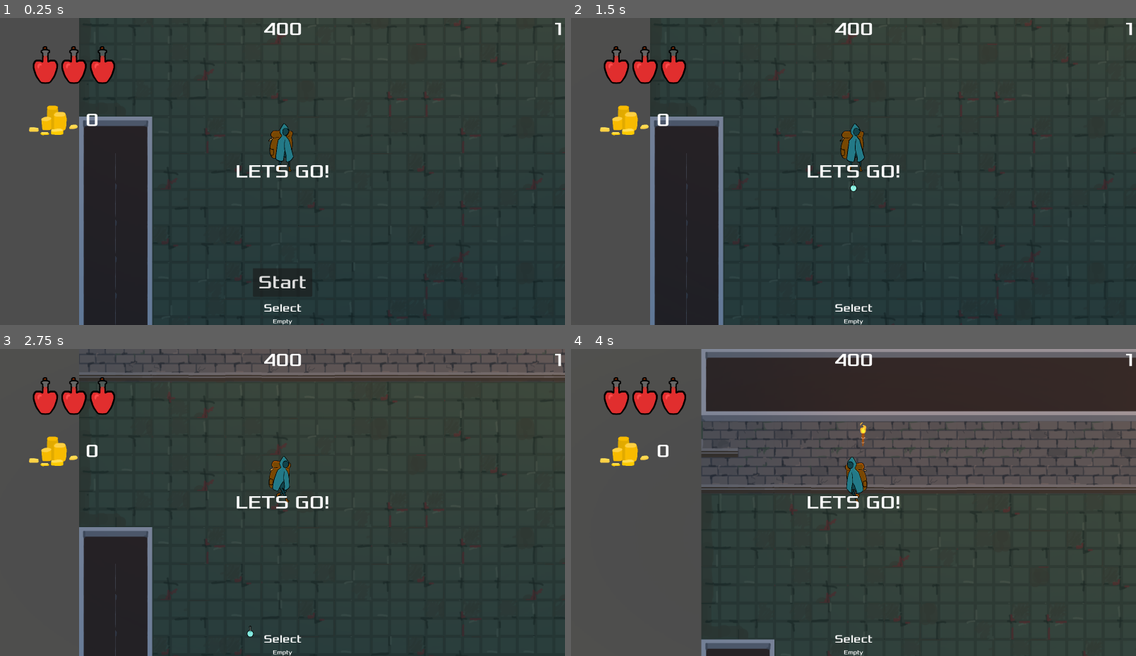
Above: before the commit, frames 1-4 (two rows, left to right).
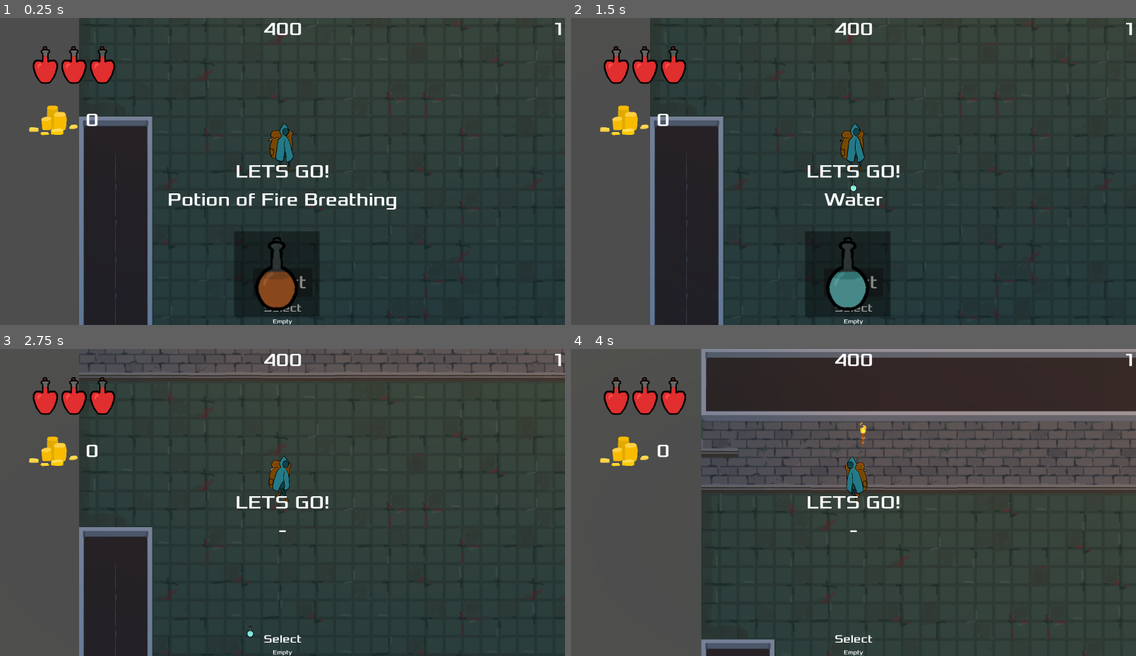
Above: after the commit, the same moments.

Repository: woofasaurus/PotionGame
Game: Godot game, scene res://scenes/test.tscn
Two runs of this game, one before a commit and one after it. Both use one fixed random seed, a clock stepped at 60 frames per second and the inputs below. This scene is started directly instead of the project's main scene.
Inputs (mouse positions are in pixels of both pictures, inside the frame that each line leads up to):
- Up to frame 1 (0.25 s): no input
- Up to frame 2 (1.5 s): click "Start" at 0.5 s; click (853, 282) at 1.25 s, where only the run after the commit has a clickable "Start"
- Up to frame 3 (2.75 s): tap Enter (ui_accept) at 2, 2.27 s; move the mouse to (254, 563) at 2.02 s; hold Up (move_up) from 2.03 s (still down); hold Ctrl (control) from 2.03 s (still down); click (254, 563) at 2.17 s
- Up to frame 4 (4 s): move the mouse to (1023, 548) at 2.77 s; release Ctrl (control) at 2.78 s; tap Space (dodge) at 2.85 s; tap Enter (ui_accept) at 3.02 s; move the mouse to (684, 456) at 3.52 s; release Up (move_up) at 3.53 s; hold Left (move_left) from 3.53 s (still down); right-click (684, 456) at 3.6 s

The runs differ from the first frame. In frame 1, 1.8% of the frame differs, in the area x 29-71%, y 57-96%; in frame 2, 1.6%; in frame 3, less than 0.1%; in frame 4, less than 0.1%.

Commit message:
Fixed Wheel, Screen size now windowed

Diff:
--- a/project.godot
+++ b/project.godot
@@ -23,7 +23,6 @@
 
 window/size/viewport_width=1980
 window/size/viewport_height=1080
-window/size/mode=2
 
 [dotnet]
 
--- a/scripts/inventory_wheel.gd
+++ b/scripts/inventory_wheel.gd
@@ -38,7 +38,7 @@
 
 func update_packing(_size):
 	radius = 100*_size
-	position.y = 1600+radius
+	position.y = 900+radius
 	$SelectionName.position.y = -300-radius
 	packing = min(_size, 20)
 	padding = min(2*PI/packing, 2*PI)
--- a/scripts/main.gd
+++ b/scripts/main.gd
@@ -21,9 +21,6 @@
 	#Clear existing mobs
 	#get_tree().call_group("mobs", "queue_free") WE ARE NOT ALLOWED TO DELETE THIS LINE. THIS LINE HAS TO SIT HERE AND THINK ABOUT WHAT ITS DONE. FUCK THIS LINE.
 
-	var concoctopus = concoctopus_scene.instantiate();
-	concoctopus.position = Vector2(20000,500)
-	$SortingLayer.add_child(concoctopus)
 	#Spawn player
 	player = player_scene.instantiate();
 	player.position = Vector2(500,500)
Not shown: 1 places in art/new_room.tres that only renumber resources
Not shown: 1 places in scenes/enemies/skeleton.tscn that only renumber resources
Not shown: 1 places in scenes/projectiles/arrow.tscn that only renumber resources
